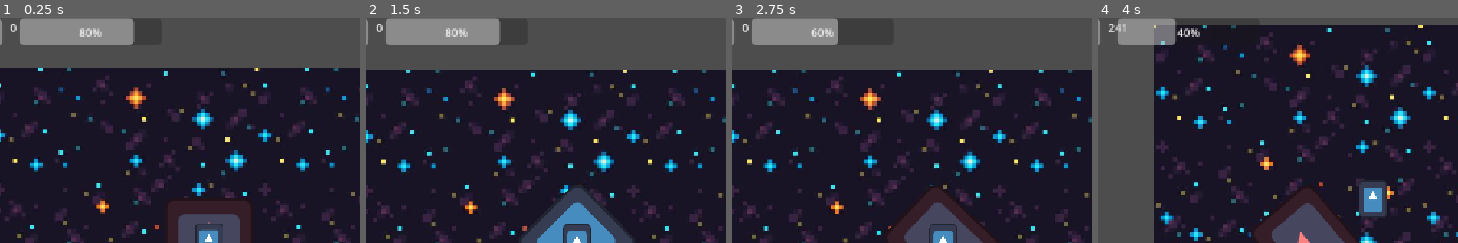
Above: before the commit, frames 1-4 (left to right).
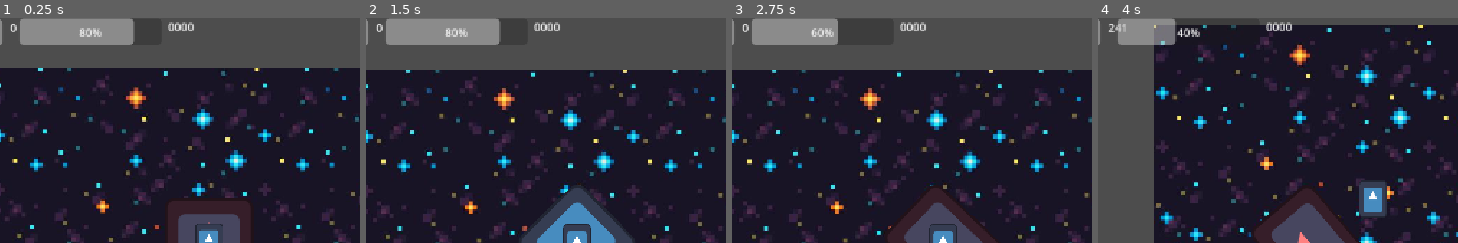
Above: after the commit, the same moments.

Repository: DMAlexander/SpaceGame
Game: Godot game, scene res://scenes/world/Main.tscn
Two runs of this game, one before a commit and one after it. Both use one fixed random seed, a clock stepped at 60 frames per second and the inputs below. The engine's default icon, where the game draws it, is replaced by a stand-in: a white triangle on a blue panel in a dark square.
Inputs:
- Up to frame 1 (0.25 s): no input
- Up to frame 2 (1.5 s): hold D (turn_right) 0.53-1.28 s; hold Shift (boost) 0.53-1.28 s; hold S (brake) from 1.28 s (still down); tap Space (shoot) at 1.35 s
- Up to frame 3 (2.75 s): release S (brake) at 2.03 s; hold D (turn_right) from 2.03 s (still down); hold Shift (boost) from 2.03 s (still down)
- Up to frame 4 (4 s): release D (turn_right) at 2.78 s; release Shift (boost) at 2.78 s; hold W (thrust) 2.78-3.53 s; tap Space (shoot) at 2.85 s; hold A (turn_left) from 3.53 s (still down); hold Shift (boost) from 3.53 s (still down)
The pictures show only the part of the screen within x 26-76%, y 0-50%; the shares and areas given below are measured in that part.

The runs differ from the first frame. In frame 1, 0.2% of the frame differs, in the area x 46-54%, y 1-6%; in frame 2, 0.2%; in frame 3, 0.2%; in frame 4, 0.2%.

Commit message:
Added a starter combo system

Diff:
--- a/scenes/world/Main.tscn
+++ b/scenes/world/Main.tscn
@@ -63,3 +63,10 @@
 offset_right = 40.0
 offset_bottom = 23.0
 text = "0000"
+
+[node name="ComboLabel" type="Label" parent="UI"]
+offset_left = 514.0
+offset_top = 1.0
+offset_right = 554.0
+offset_bottom = 24.0
+text = "0000"
--- a/scenes/world/fx_manager.gd
+++ b/scenes/world/fx_manager.gd
@@ -4,6 +4,16 @@
 
 var explosion_scene = preload("res://scenes/enemy_explosion/enemy_explosion.tscn")
 var score_popup_scene = preload("res://scenes/score_popup/score_popup.tscn")
+##@onready var combo_label: Label = $"../UI/ComboLabel"
+##@onready var combo_label = get_parent().get_node("UI/ComboLabel")
+##@onready var ui: CanvasLayer = $"../UI"
+##@onready var ui = get_parent().get_node("UI")
+@onready var combo_label: Label = get_parent().get_node("UI/ComboLabel")
+
+var combo: int = 0
+var combo_timer: float = 0.0
+
+@export var combo_window: float = 2.0
 
 func spawn_explosion(pos: Vector2, strength: float = 3.0):
 	var e = explosion_scene.instantiate()
@@ -24,7 +34,35 @@
 	await get_tree().create_timer(duration).timeout
 	Engine.time_scale = 1.0
 
-func enemy_death(pos: Vector2, points: int):
-	spawn_explosion(pos)
-	spawn_score(pos, points)
-	shaker.shake(3.0)
+##func enemy_death(pos: Vector2, points: int):
+##	spawn_explosion(pos)
+##	spawn_score(pos, points)
+##	shaker.shake(3.0)
+
+func register_kill(points: int, pos: Vector2) -> int:
+	# increase combo
+	combo += 1
+	combo_timer = combo_window
+
+	# scaled score
+	var final_points = points * combo
+
+	# stronger FX as combo grows
+	var shake_strength = min(2.0 + combo * 0.3, 10.0)
+
+	spawn_explosion(pos, shake_strength)
+	spawn_score(pos, final_points)
+
+	return final_points
+
+func _process(delta):
+	if combo > 0:
+		combo_timer -= delta
+
+		if combo_timer <= 0.0:
+			combo = 0
+		update_ui()
+
+func update_ui():
+	combo_label.text = "COMBO x%d" % combo
+	combo_label.visible = combo >= 1
--- a/scripts/main.gd
+++ b/scripts/main.gd
@@ -48,8 +48,14 @@
 	await get_tree().create_timer(duration * Engine.time_scale).timeout
 	Engine.time_scale = 1.0
 
+##func _on_enemy_died(pos: Vector2, points: int):
+##	score += points
+##	score_label.text = str(score)
+
+##	fx_manager.enemy_death(pos, points)
+
 func _on_enemy_died(pos: Vector2, points: int):
-	score += points
+	var final_points = fx_manager.register_kill(points, pos)
+
+	score += final_points
 	score_label.text = str(score)
-
-	fx_manager.enemy_death(pos, points)
